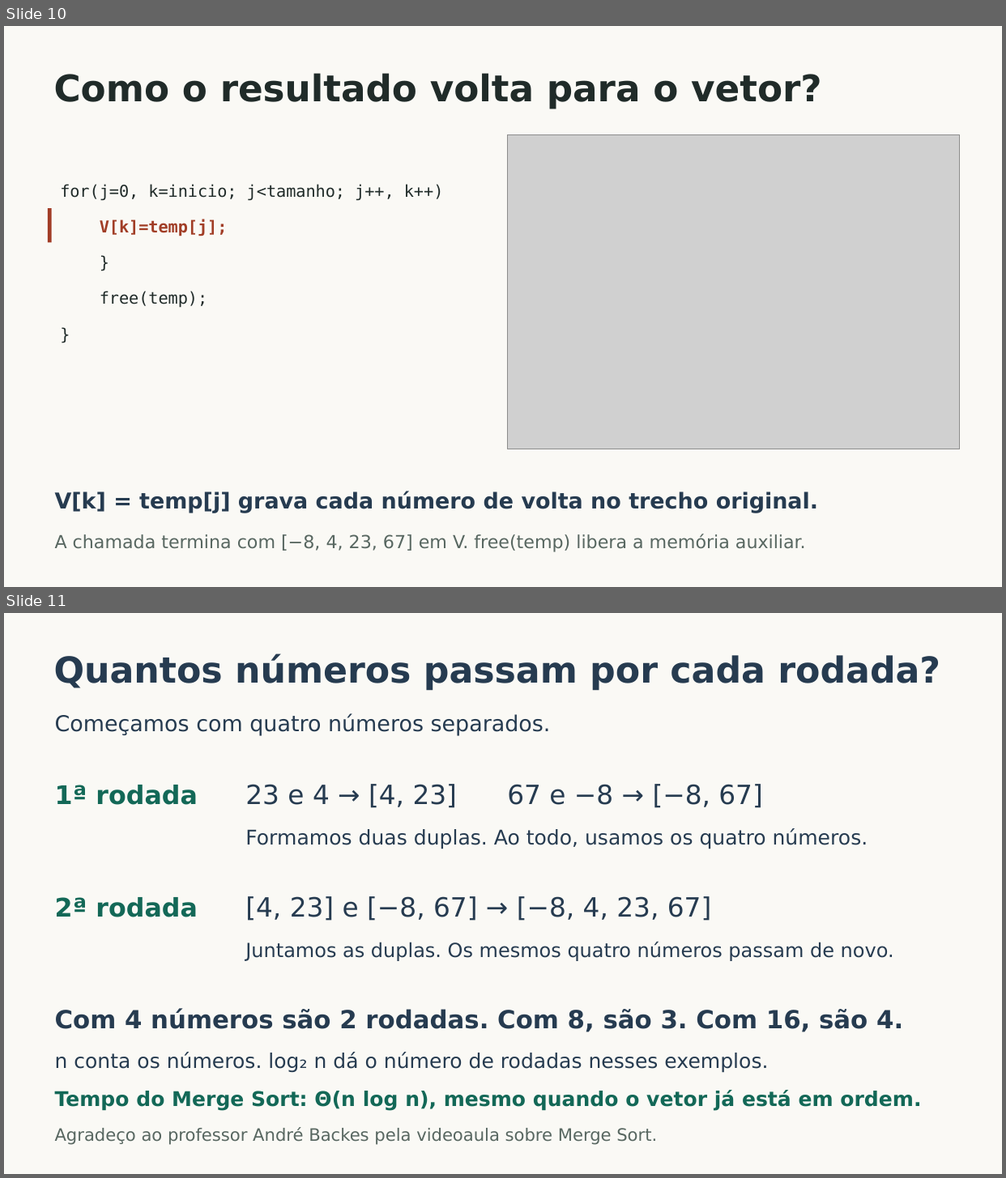
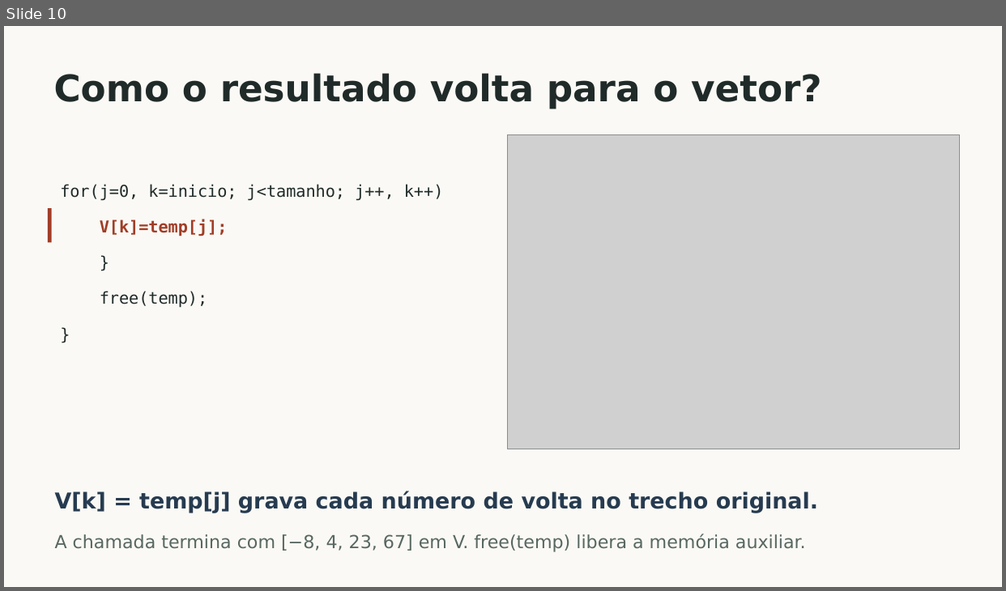
Before and after one commit to teus123321/Estudos, a slide deck: ifmt/estruturas-de-dados/Merge_Sort_em_C.pptx. Shown one above the other, each under a label of ours: slides 10 and 11 before the commit, slide 10 after it. The pictures are 1006x1178 and 1006x591 pixels, drawn with LibreOffice and Linux fonts; fonts in the diff are those of the drawing; grey boxes stand for pictures. Boxes give left, top, right and bottom in pixels: in the first picture for what was removed or moved away, otherwise in the second. Text is boxed around its words. In the diff, an @@ line names an element or a change of style, - is before the commit and + after.

Commit message:
Resume a complexidade de tempo do Merge Sort nos três casos

```diff
--- a/ifmt/estruturas-de-dados/Merge_Sort_em_C.pptx
+++ b/ifmt/estruturas-de-dados/Merge_Sort_em_C.pptx
@@ slide 11 removed at (x1=4, y1=613, x2=1002, y2=1174), background #FAF9F5 @@
@@ text removed at (x1=54, y1=653, x2=940, y2=690) @@
-Quantos números passam por cada rodada?
@@ text removed at (x1=55, y1=713, x2=551, y2=735) @@
-Começamos com quatro números separados.
@@ text removed at (x1=55, y1=785, x2=197, y2=805) @@
-1ª rodada
@@ text removed at (x1=245, y1=784, x2=762, y2=808) @@
-23 e 4 → [4, 23] 67 e −8 → [−8, 67]
@@ text removed at (x1=245, y1=828, x2=868, y2=850) @@
-Formamos duas duplas. Ao todo, usamos os quatro números.
@@ text removed at (x1=55, y1=897, x2=197, y2=918) @@
-2ª rodada
@@ text removed at (x1=245, y1=897, x2=711, y2=921) @@
-[4, 23] e [−8, 67] → [−8, 4, 23, 67]
@@ text removed at (x1=245, y1=941, x2=894, y2=961) @@
-Juntamos as duplas. Os mesmos quatro números passam de novo.
@@ text removed at (x1=55, y1=1008, x2=903, y2=1033) @@
-Com 4 números são 2 rodadas. Com 8, são 3. Com 16, são 4.
@@ text removed at (x1=55, y1=1052, x2=768, y2=1073) @@
-n conta os números. log₂ n dá o número de rodadas nesses exemplos.
@@ text removed at (x1=55, y1=1090, x2=921, y2=1111) @@
-Tempo do Merge Sort: Θ(n log n), mesmo quando o vetor já está em ordem.
@@ text removed at (x1=55, y1=1127, x2=657, y2=1145) @@
-Agradeço ao professor André Backes pela videoaula sobre Merge Sort.
```
Also in this commit, not shown: 1 slide added.
